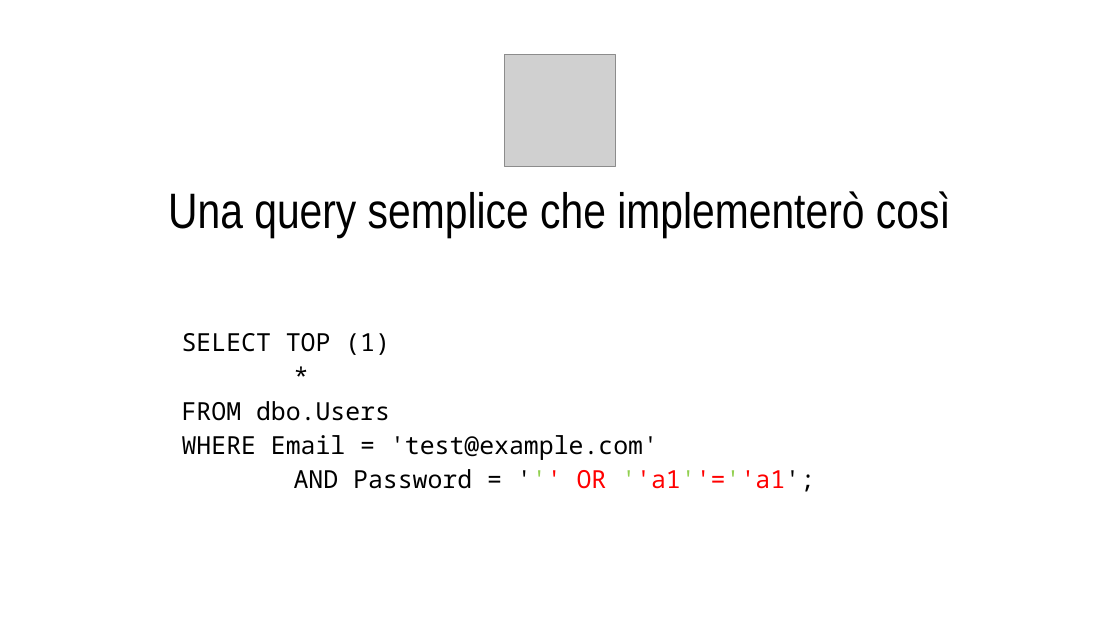
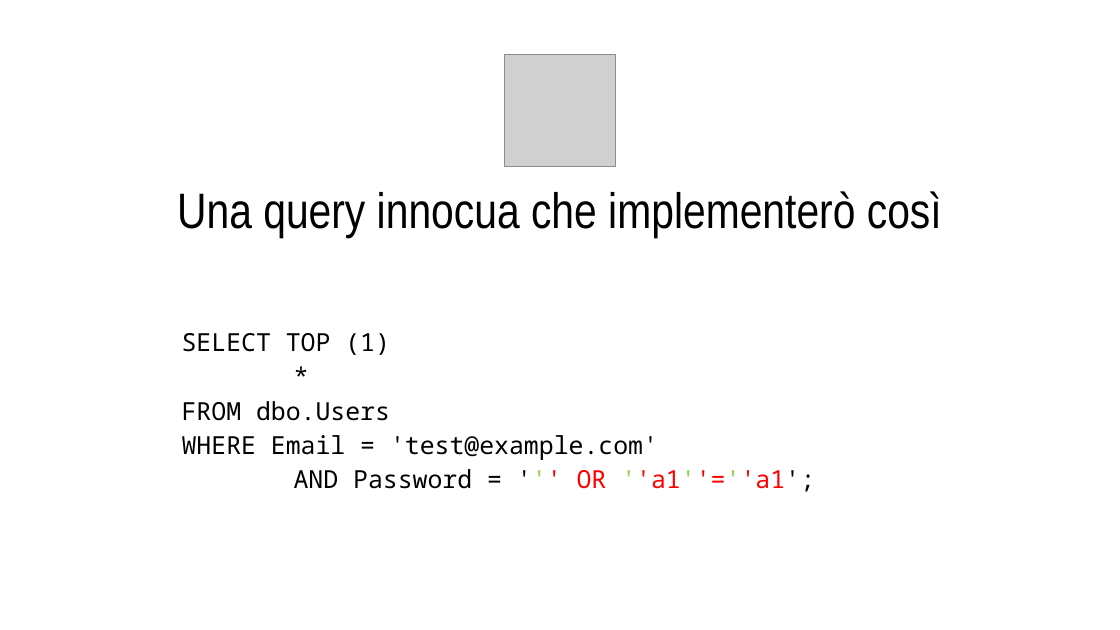
Before and after one commit to CodicePlastico/BibeCatalogue, a slide deck: slide 41 of 2025-10-21.PirlOverflow - SQL Injection crash(ed) course.pptx (slide 39 before the commit). Drawn at 1120x630 pixels with LibreOffice and Linux fonts; fonts in the diff are those of the drawing; grey boxes stand for pictures; background and template pictures are left out. Boxes give left, top, right and bottom in pixels: in the first picture for what was removed or moved away, otherwise in the second. Text is boxed around its words. In the diff, an @@ line names an element or a change of style, - is before the commit and + after.

```diff
--- a/2025-10-21.PirlOverflow - SQL Injection crash(ed) course.pptx
+++ b/2025-10-21.PirlOverflow - SQL Injection crash(ed) course.pptx
@@ title at [177,191,942,237]: text changed @@
-Una query semplice che implementerò così
+Una query innocua che implementerò così
```
Also in this commit, not shown: 6 other slides changed, 4 slides added, 8 other files.
